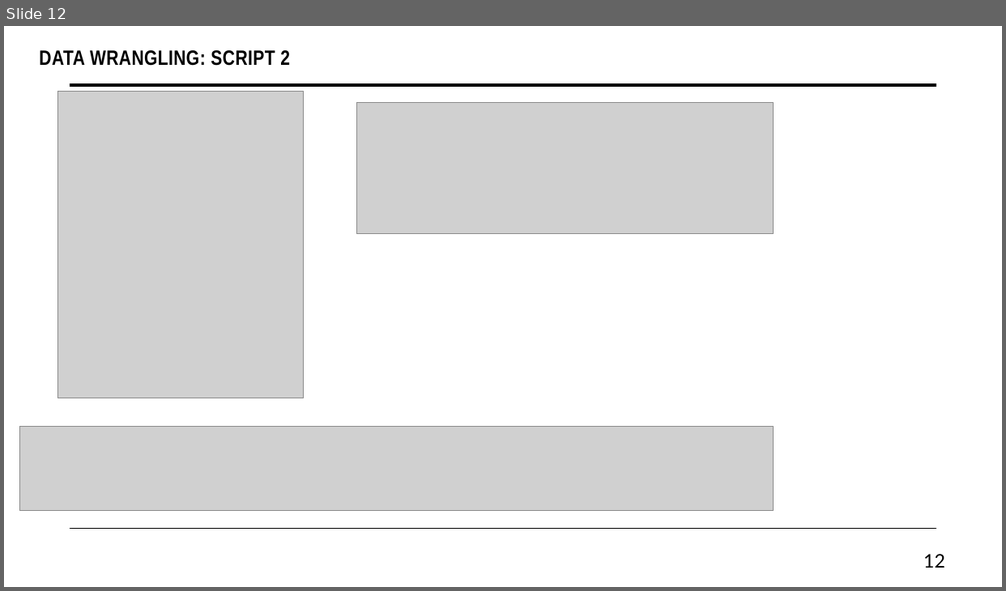
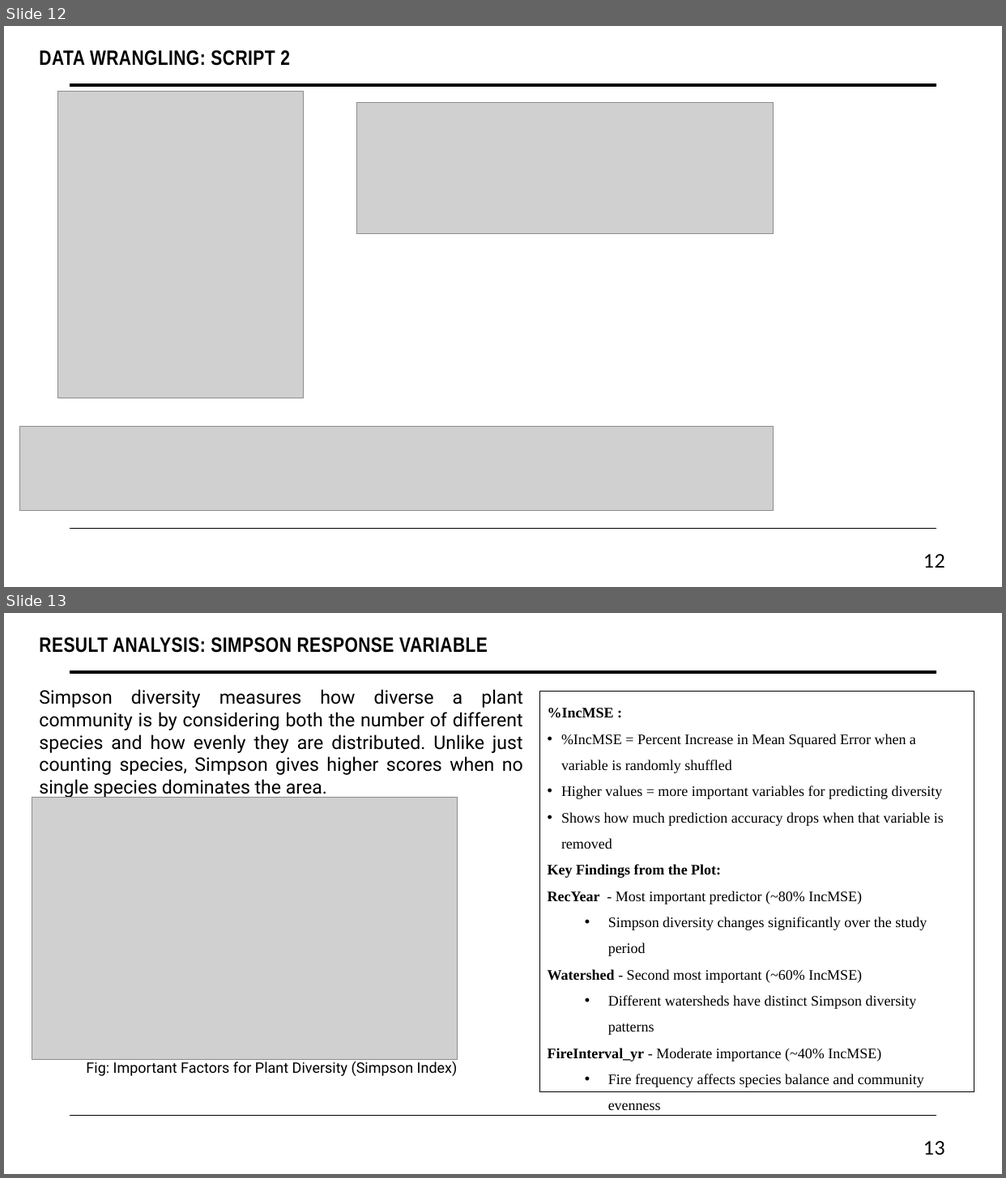
Before and after one commit to aftabzmn1/bison-impact-analysis_with_ML, a slide deck: Presentation/Bison Impact on GrassLand.pptx. Shown one above the other, each under a label of ours: slide 12 before the commit, slides 12 and 13 after it. The pictures are 1006x591 and 1006x1178 pixels, drawn with LibreOffice and Linux fonts; fonts in the diff are those of the drawing; grey boxes stand for pictures. Boxes give left, top, right and bottom in pixels: in the first picture for what was removed or moved away, otherwise in the second. Text is boxed around its words. In the diff, an @@ line names an element or a change of style, - is before the commit and + after.

Commit message:
simpson presentation change

```diff
--- a/Presentation/Bison Impact on GrassLand.pptx
+++ b/Presentation/Bison Impact on GrassLand.pptx
@@ slide 13 added at box(4, 613, 1002, 1174), background #FFFFFF; not listed: 2 template elements that a slide beside it also shows @@
@@ text added at box(39, 637, 488, 653), 20 pt, text #000000, bold @@
+RESULT ANALYSIS: SIMPSON RESPONSE VARIABLE
@@ text added at box(39, 689, 523, 798), 18 pt, text #000000 @@
+Simpson diversity measures how diverse a plant community is by considering both the number of different species and how evenly they are distributed. Unlike just counting species, Simpson gives higher scores when no single species dominates the area.
@@ rectangle added at box(540, 691, 974, 1093), outline #000000 0.75 pt, 14 pt, text #000000 @@
+%IncMSE :
+• %IncMSE = Percent Increase in Mean Squared Error when a variable is randomly shuffled
+• Higher values = more important variables for predicting diversity
+• Shows how much prediction accuracy drops when that variable is removed
+Key Findings from the Plot:
+RecYear - Most important predictor (~80% IncMSE)
+  • Simpson diversity changes significantly over the study period
+Watershed - Second most important (~60% IncMSE)
+  • Different watersheds have distinct Simpson diversity patterns
+FireInterval_yr - Moderate importance (~40% IncMSE)
+  • Fire frequency affects species balance and community evenness
@@ picture added at box(32, 797, 458, 1060) @@
@@ text added at box(86, 1059, 458, 1076), 14 pt, text #000000 @@
+Fig: Important Factors for Plant Diversity (Simpson Index)
@@ page number added at box(923, 1141, 945, 1155), 18 pt, text #000000 @@
+13
```
Also in this commit, not shown: 2 other slides added, 1 slide removed, 15 other files.
